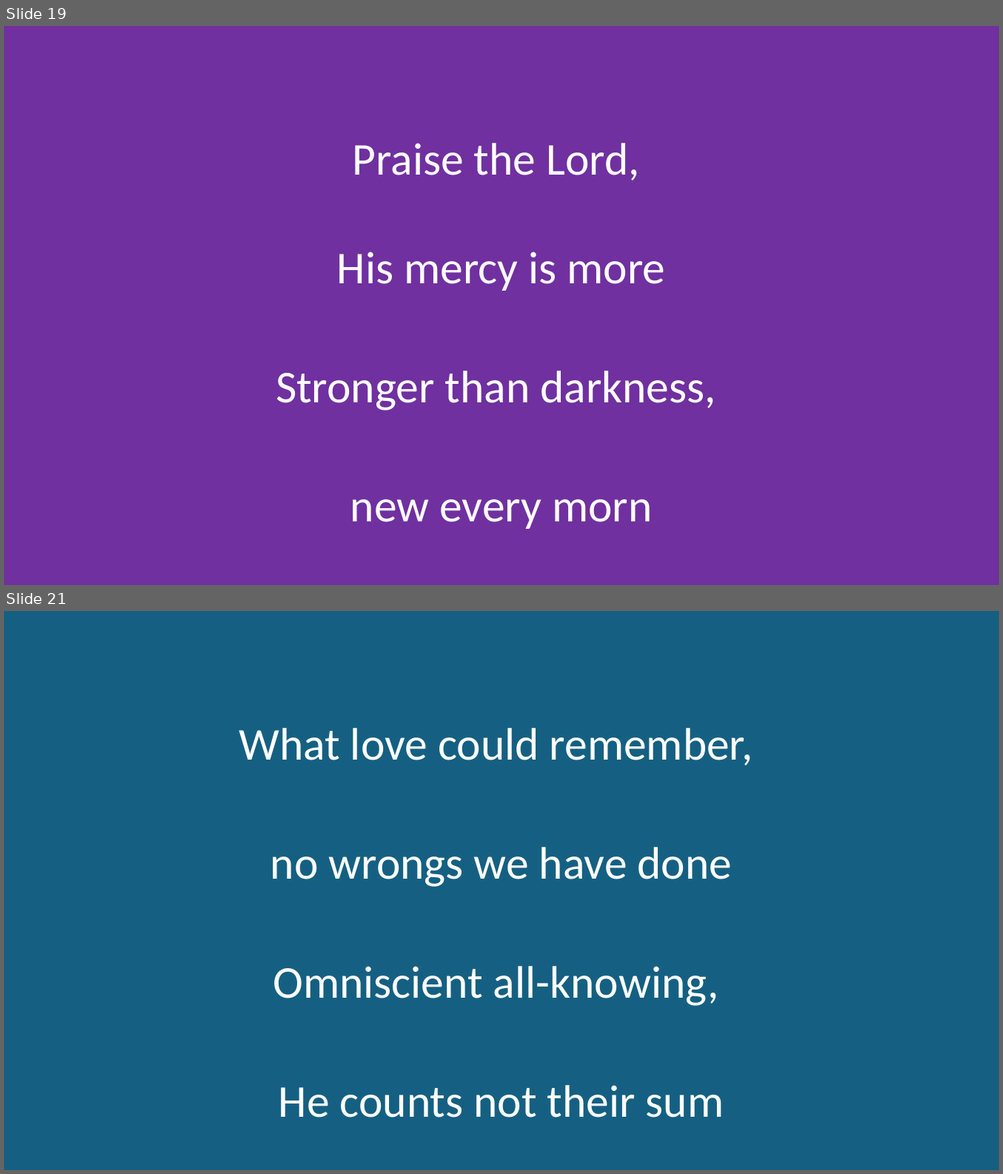
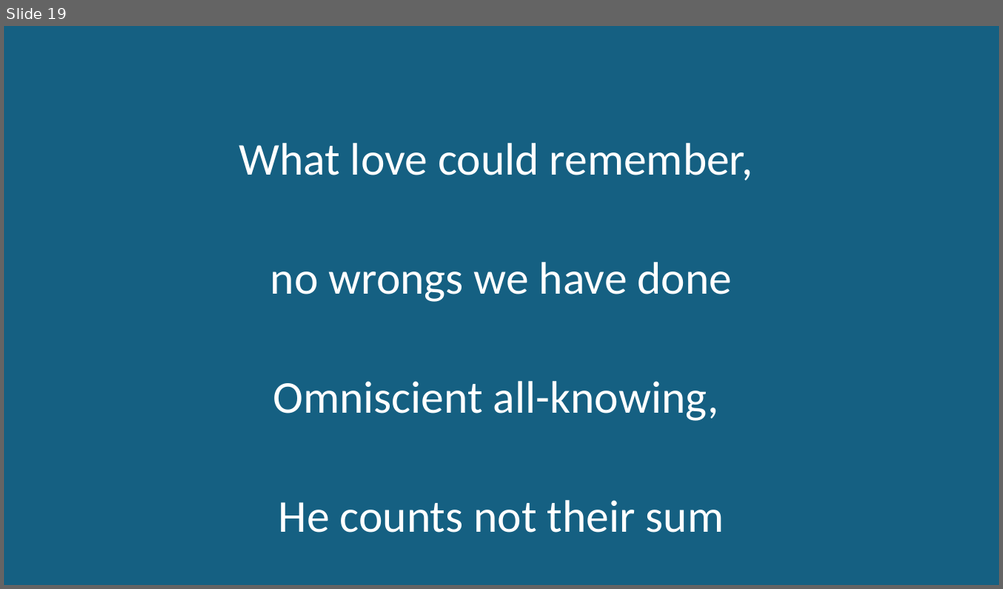
Before and after one commit to kendall412/worship, a slide deck: 2025-11-16 AGCC.pptx. Shown one above the other, each under a label of ours: slides 19 and 21 before the commit, slide 19 after it; the slides between them are not shown. The pictures are 1003x1174 and 1003x589 pixels, drawn with LibreOffice and Linux fonts; fonts in the diff are those of the drawing. Boxes give left, top, right and bottom in pixels: in the first picture for what was removed or moved away, otherwise in the second. Text is boxed around its words. In the diff, an @@ line names an element or a change of style, - is before the commit and + after.

Commit message:
edited

```diff
--- a/2025-11-16 AGCC.pptx
+++ b/2025-11-16 AGCC.pptx
@@ slide 19 removed at (4,26,999,585), background #7030A0 @@
@@ subtitle removed at (276,143,716,529) @@
-Praise the Lord,
-His mercy is more
-Stronger than darkness,
-new every morn
@@ what was slide 21 is now slide 19 @@
```
Also in this commit, not shown: 1 other slide removed.
